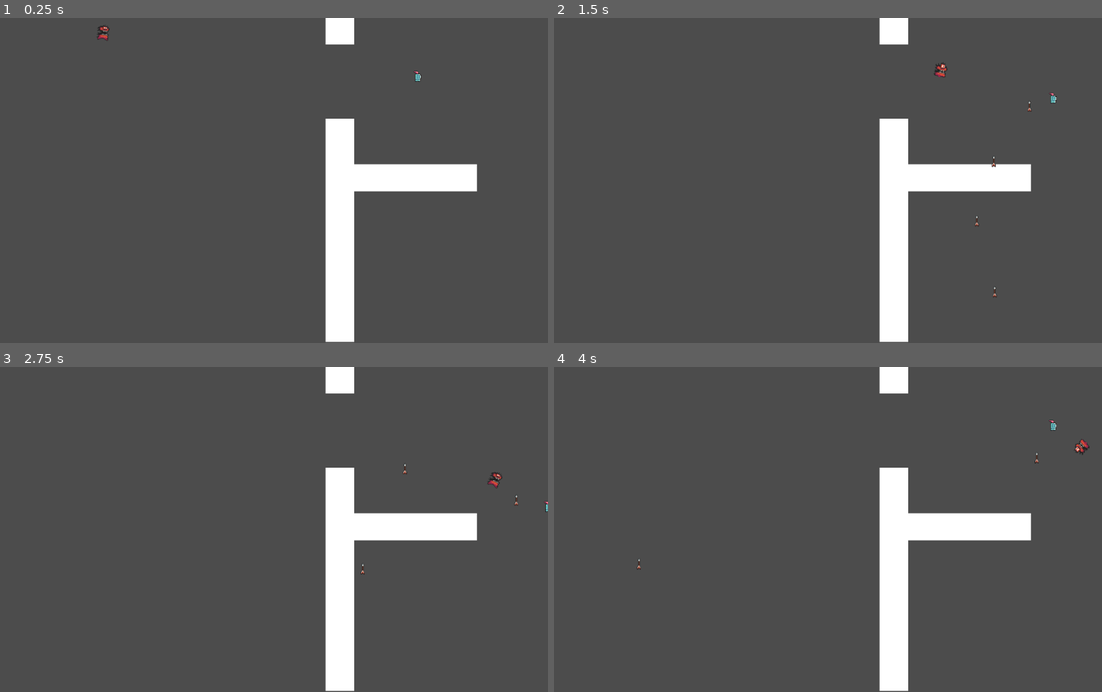
Above: before the commit, frames 1-4 (two rows, left to right).
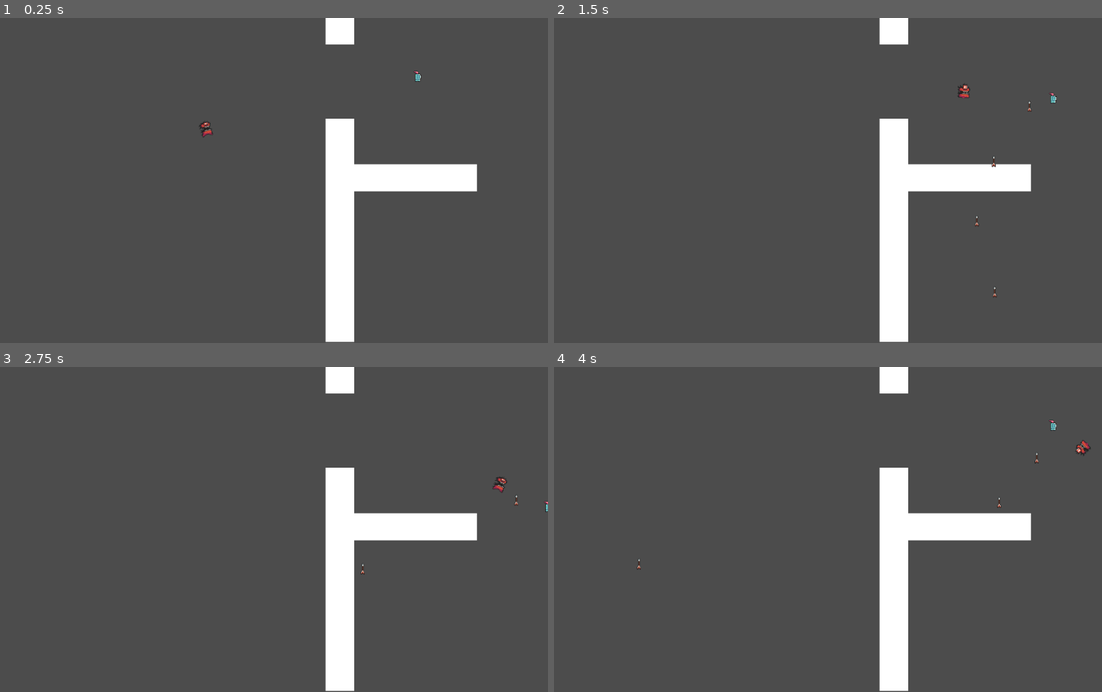
Above: after the commit, the same moments.

Repository: ohchaseoh/TheProtagonist
Game: Godot game, scene res://Level/Level 1.tscn
Same seed, same stepped clock (60 frames per second), same inputs: the game is played once before the commit and once after it. This scene is started directly instead of the project's main scene.
Inputs (mouse positions are in pixels of both pictures, inside the frame that each line leads up to):
- Up to frame 1 (0.25 s): no input
- Up to frame 2 (1.5 s): move the mouse to (948, 164) at 0.52 s; press the mouse at (948, 164) at 0.53 s; hold D (move_right) 0.53-1.28 s; move the mouse to (712, 196) at 1.27 s; release the mouse at (712, 196) at 1.28 s; hold S (move_down) from 1.28 s (still down); click (712, 196) at 1.35 s
- Up to frame 3 (2.75 s): move the mouse to (323, 458) at 2.02 s; release S (move_down) at 2.03 s; press the mouse at (323, 458) at 2.03 s; hold D (move_right) from 2.03 s (still down)
- Up to frame 4 (4 s): move the mouse to (795, 594) at 2.77 s; release D (move_right) at 2.78 s; release the mouse at (795, 594) at 2.78 s; hold W (move_up) 2.78-3.53 s; click (795, 594) at 2.85 s; move the mouse to (992, 578) at 3.52 s; press the mouse at (992, 578) at 3.53 s; hold A (move_left) from 3.53 s (still down)

The runs differ from the first frame. In frame 1, 0.1% of the frame differs, in the area x 17-39%, y 2-37%; in frame 2, 0.1%, in the area x 69-76%, y 13-25%; in frame 3, 0.1%; in frame 4, less than 0.1%.

Commit message:
updated BadGuy to kill Player

Diff:
--- a/BadGuy/BadGuy.gd
+++ b/BadGuy/BadGuy.gd
@@ -14,12 +14,14 @@
 
 func _physics_process(delta):
 	anim_sprite.play("run_anim")
-	var Player = get_parent().get_node("Player")
 
-	position += (Player.position - position)/50
-	look_at(Player.position)
-
-	move_and_collide(motion)
+	if(get_parent().get_node("Player")):
+		var Player = get_parent().get_node("Player")
+		position += (Player.position - position)/50
+		look_at(Player.position)
+		move_and_collide(motion)
+	else:
+		print("You Lose!")
 
 
 func _on_Bullet_enemy_hit():
--- a/BadGuy/BadGuy.tscn
+++ b/BadGuy/BadGuy.tscn
@@ -29,7 +29,7 @@
 
 [node name="AnimatedSprite" type="AnimatedSprite" parent="."]
 frames = SubResource( 2 )
-animation = "run_anim"
+animation = "idle_anim"
 
 [node name="Area2D" type="Area2D" parent="."]
 
--- a/Bullet.gd
+++ b/Bullet.gd
@@ -17,8 +17,6 @@
 
 
 func _physics_process(delta):
-	#5. if damage = 0
-	#6. play dead
 	var collision
 	if shoot:
 		collision = move_and_collide(target * speed * delta)
--- a/Level/Level 1.tscn
+++ b/Level/Level 1.tscn
@@ -51,3 +51,4 @@
 position = Vector2( 784, 104 )
 
 [node name="BadGuy" parent="." instance=ExtResource( 2 )]
+position = Vector2( 256, 240 )
--- a/Player.gd
+++ b/Player.gd
@@ -1,4 +1,7 @@
 extends KinematicBody2D
+
+signal player_death
+
 
 var speed = 200.0
 var screen_size = Vector2.ZERO
@@ -53,3 +56,15 @@
 		can_fire = false
 		yield(get_tree().create_timer(0.25), "timeout")
 		can_fire = true
+
+
+
+
+
+
+func _on_Area2D_body_entered(body):
+	if(body.name == "BadGuy"):
+		emit_signal("player_death")
+		self.queue_free()
+	else:
+		pass
--- a/Player.tscn
+++ b/Player.tscn
@@ -14,6 +14,9 @@
 "speed": 5.0
 } ]
 
+[sub_resource type="RectangleShape2D" id=3]
+extents = Vector2( 7.5, 10 )
+
 [node name="Player" type="KinematicBody2D"]
 collision_layer = 4
 collision_mask = 4
@@ -28,3 +31,11 @@
 
 [node name="Timer" type="Timer" parent="."]
 wait_time = 0.5
+
+[node name="Area2D" type="Area2D" parent="."]
+
+[node name="CollisionShape2D" type="CollisionShape2D" parent="Area2D"]
+position = Vector2( 0.5, 4 )
+shape = SubResource( 3 )
+
+[connection signal="body_entered" from="Area2D" to="." method="_on_Area2D_body_entered"]
Binary file added: BadGuy/big_demon_idle_anim_f0.png
Not shown, added: BadGuy/big_demon_idle_anim_f0.png.import
Binary file added: BadGuy/big_demon_idle_anim_f1.png
Not shown, added: BadGuy/big_demon_idle_anim_f1.png.import
Binary file added: BadGuy/big_demon_idle_anim_f2.png
Not shown, added: BadGuy/big_demon_idle_anim_f2.png.import
Binary file added: BadGuy/big_demon_idle_anim_f3.png
Not shown, added: BadGuy/big_demon_idle_anim_f3.png.import
Not shown: 1 places in Player.tscn that only renumber resources
